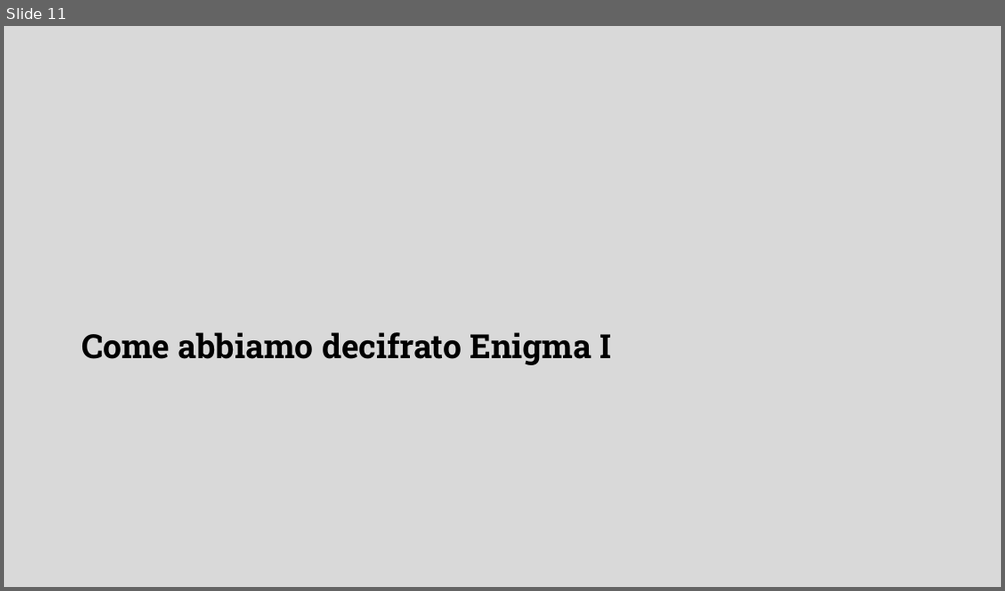
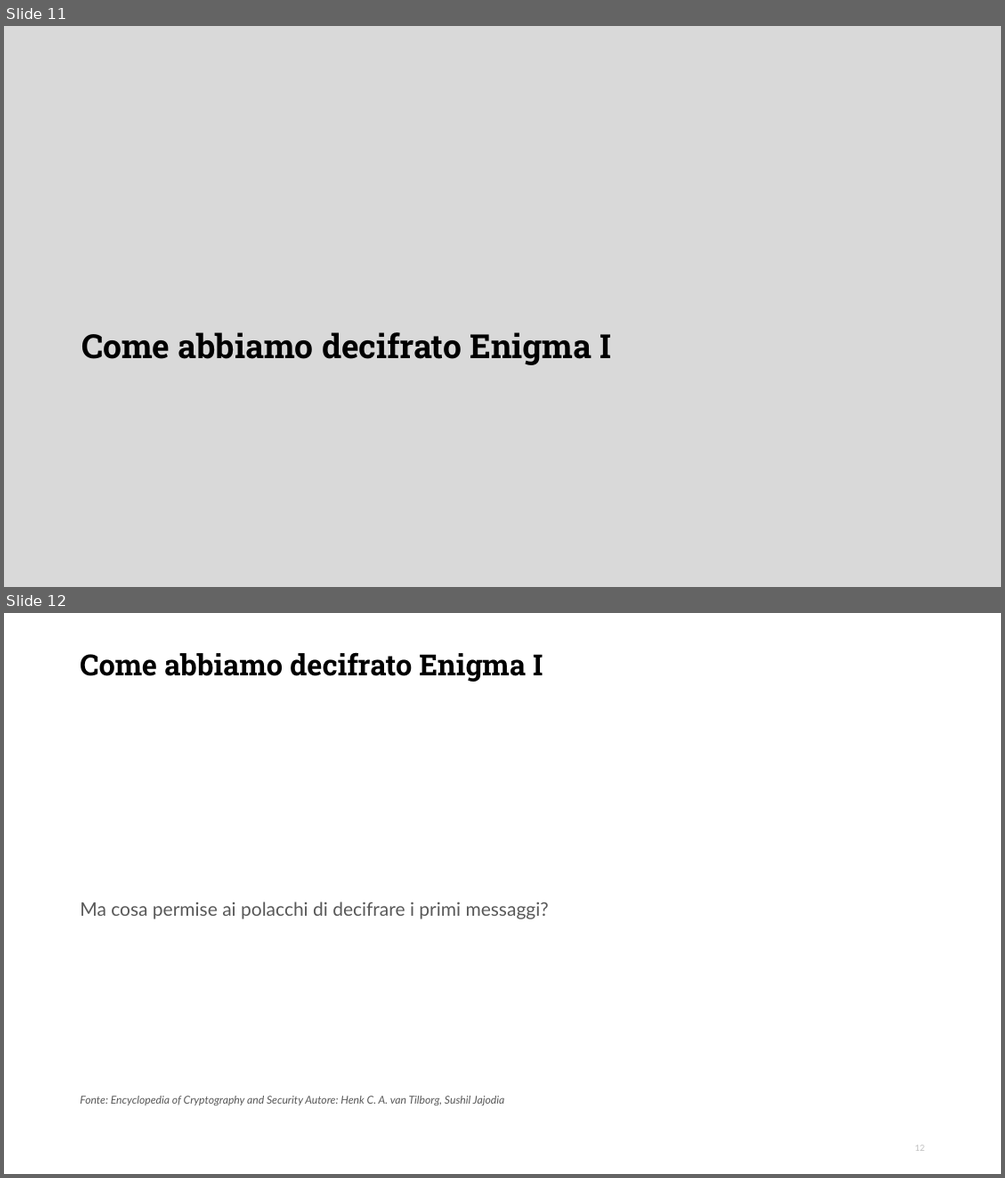
Before and after one commit to DanieleFerretti03/tesi-enigma, a slide deck: presentazione.odp. Shown one above the other, each under a label of ours: slide 11 before the commit, slides 11 and 12 after it. The pictures are 1005x591 and 1005x1178 pixels, drawn with LibreOffice and Linux fonts; fonts in the diff are those of the drawing; background and template pictures are left out. Boxes give left, top, right and bottom in pixels: in the first picture for what was removed or moved away, otherwise in the second. Text is boxed around its words. In the diff, an @@ line names an element or a change of style, - is before the commit and + after.

Commit message:
Completato capitolo Come abbiamo decifrato Enigma I

```diff
--- a/presentazione.odp
+++ b/presentazione.odp
@@ slide 12 added at bbox=[4, 613, 1001, 1174], background #FFFFFF @@
@@ title added at bbox=[80, 652, 542, 682], 28 pt, text #000000, bold @@
+Come abbiamo decifrato Enigma I
@@ text added at bbox=[80, 901, 549, 919], 18 pt, text #595959 @@
+Ma cosa permise ai polacchi di decifrare i primi messaggi?
@@ text added at bbox=[80, 1095, 504, 1105], 10.5 pt, text #595959, italic @@
+Fonte: Encyclopedia of Cryptography and Security Autore: Henk C. A. van Tilborg, Sushil Jajodia
@@ page number added at bbox=[914, 1144, 924, 1151], 8.2 pt, text #BFBFBF @@
+12
```
Also in this commit, not shown: 1 slide changed, 9 other slides added, 1 slide removed, 1 other file.
